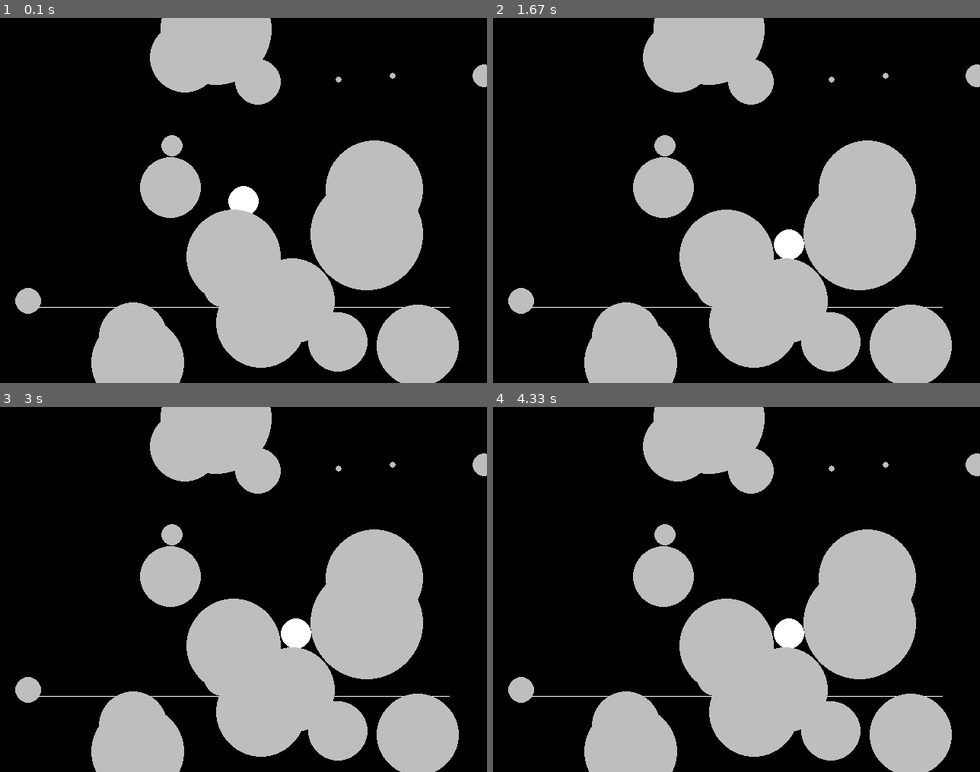
Above: before the commit, frames 1-4 (two rows, left to right).
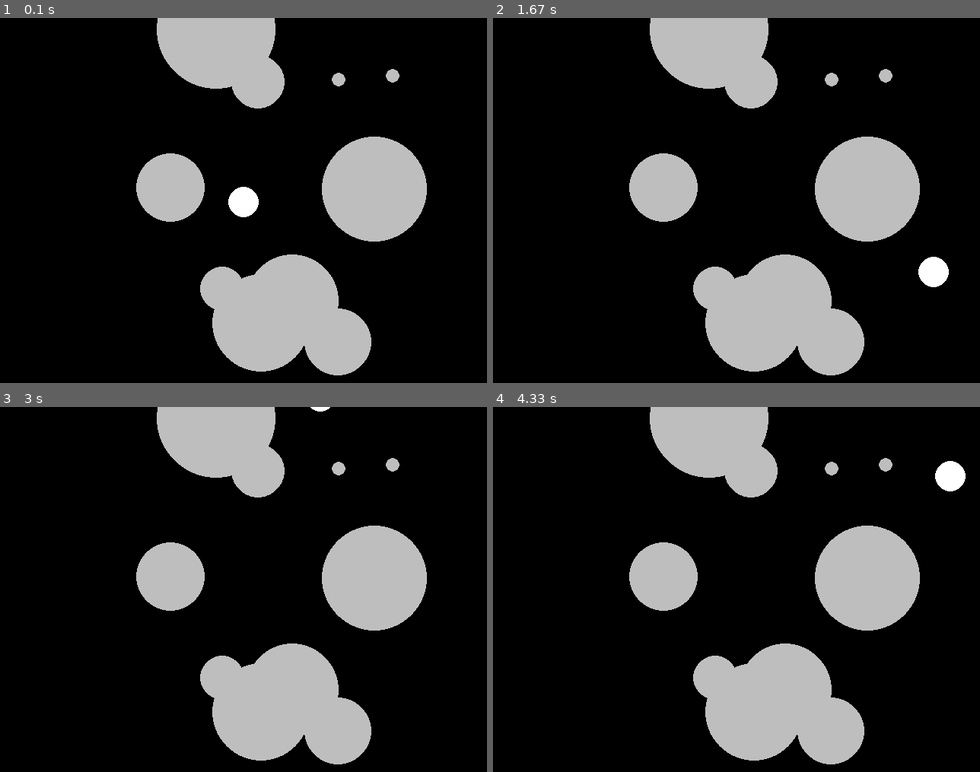
Above: after the commit, the same moments.

Repository: Arcade47/Jump-n-Run-WIP
Game: pygame game, started from screen_test.py
Two runs of this game, one before a commit and one after it. Both use one fixed random seed, a clock stepped at 60 frames per second and the inputs below.
Inputs:
- Up to frame 1 (0.1 s): no input
- Up to frame 2 (1.67 s): hold Right 0.33-0.8 s; hold Up 0.83-1.13 s; hold Right 1.17-1.63 s
- Up to frame 3 (3 s): hold Left 1.67-2.2 s; hold Down 2.23-2.53 s; hold Left 2.57-2.97 s
- Up to frame 4 (4.33 s): hold Up 3-3.37 s; hold Right 3.4-4.03 s; hold Down from 4.07 s (still down)

The runs differ from the first frame. In frame 1, 16% of the frame differs, in the area x 3-100%, y 0-100%; in frame 2, 16%; in frame 3, 16%; in frame 4, 16%.

Commit message:
fixed most collision issues

Diff:
--- a/classes.py
+++ b/classes.py
@@ -2,6 +2,11 @@
 from utility_functions import *
 
 # TODO collision detection
+
+class World:
+    def __init__(self, gravity = 0.5, friction = 0.9):
+        self.gravity = gravity # acceleration in y dir
+        self.friction = friction # percentage of velocity kept between frames
 
 class CircleObject:
     def __init__(self, window, start_x, start_y, radius):
@@ -19,19 +24,54 @@
         pygame.draw.circle(self.window, self.color, (self.x, self.y), self.radius, width=0)
 
 class PlayerCircle(CircleObject):
-    def __init__(self, window, start_x, start_y, radius, gravity, gravity_cap):
+    def __init__(self, window, start_x, start_y, radius, world, max_vel):
         self.window = window
         self.x = start_x
         self.y = start_y
         self.vel_x = 0
         self.vel_y = 0
         self.acc_x = 0
-        self.acc_y = gravity # note: did not consider it necessary to make it a class var since gravity stays
+        self.acc_y = world.gravity # note: did not consider it necessary to make it a class var since gravity stays
         self.radius = radius
         self.color = "white"
-        self.gravity_cap = gravity_cap
+        self.world = world
+        self.max_vel = max_vel
+        self.found_overlap = False
+        self.found_ground = False
+        self.no_vel = True
 
-    def check_for_collisions(self, others):
+    # def ground_underneath(self):
+    #     # bool function
+    #     # given current position, check one ??? down from the underside of the player circle
+    #     current_feet_y = self.y + self.radius
+    #     pass # TODO remove if not needed anymore
+
+    def ground_underneath(self, others):
+        # bool function
+        virt_end_x = self.x
+        virt_end_y = self.y + self.radius
+
+        # only check a small portion of the underside of the player, since only the feet area should be tested
+        check_radius = self.radius*0.05
+
+        self.found_ground = False
+        for other in others:
+            # assuming that others are circles for now
+            if overlaps(virt_end_x, virt_end_y, check_radius, other.x, other.y, other.radius):
+                self.color = "red"
+                self.found_ground = True
+                return True
+
+        self.color = "white"
+        return False
+
+    def correct_for_collisions(self, others):
+
+        # TODO problems/observations:
+        # - immersing quite deeply into obstacle at first before correcting - esp. visible when pressing keys
+        # - (seems solved) no collision detected when constant acceleration
+        # - (seems solved) velocity after adjustment is very difficult to predict intuitively, definitely not the same velocity as before
+
         # depending on velocity vector: run intermediate checks
         # via linear interpolation
         virt_end_x = self.x + self.vel_x + self.acc_x # TODO check if this does not change the original value!!
@@ -43,34 +83,63 @@
         virt_len = vec_len(self.x, self.y, virt_end_x, virt_end_y)
 
         # divide the vec by steps depending on player velocity
-        n_steps = int(vec_len(0, 0, self.vel_x, self.vel_y)/2)
+        n_steps = 60 #int(vec_len(0, 0, self.vel_x, self.vel_y)/2) # TODO make a reasonable number, also based on acceleration!
         step_len = virt_len/n_steps if n_steps > 0 else 1 # no velocity in beginning means 0 steps: correct
 
-        virt_vec_norm_x = virt_vec_x/virt_len
-        virt_vec_norm_y = virt_vec_y/virt_len
+        if virt_len > 0:
+            self.no_vel = False
+            virt_vec_norm_x = virt_vec_x/virt_len
+            virt_vec_norm_y = virt_vec_y/virt_len
 
-        for n_step in range(n_steps):
-            test_x = self.x + virt_vec_norm_x*(n_step*step_len)
-            test_y = self.y + virt_vec_norm_y*(n_step*step_len)
+            self.found_overlap = False
 
-            # TODO not clear what happens when a correction is done - need to adjust virtually first?
+            for i, other in enumerate(others):
 
-            for other in others:
-                # assuming that others are circles for now
-                if overlaps(test_x, test_y, self.radius, other.x, other.y, other.radius):
-                    vec_x, vec_y = overlap_correction_vector(test_x, test_y, self.radius, other.x, other.y, other.radius)
-                    self.update_pos(vec_x, vec_y)
+                for n_step in range(n_steps):
+                    test_x = self.x + virt_vec_norm_x*(n_step*step_len)
+                    test_y = self.y + virt_vec_norm_y*(n_step*step_len)
+
+                    # TODO not clear what happens when a correction is done - need to adjust virtually first?
+
+                    # assuming that others are circles for now
+                    if overlaps(test_x, test_y, self.radius, other.x, other.y, other.radius):
+                        vec_x, vec_y = overlap_correction_vector(test_x, test_y, self.radius, other.x, other.y, other.radius)
+                        self.update_pos(vec_x, vec_y)
+                        self.found_overlap = True
+                        break # this guy hopefully prevents weird bouncy behavior
+                        # # TODO very experimental!
+                        # self.vel_x, self.vel_y = 0, 0
+        else:
+            self.no_vel = True
+
 
     def update_pos(self, x, y):
-        self.x += x
-        self.y += y
+        # adds to the velocity, but velocity is kept within bounds of self.max_vel
+        # (see self.update() function)
+        # maybe only allow this direct setting in a certain mode
+        self.vel_x += x
+        self.vel_y += y
 
     def update(self):
+
+        # friction only applied in orthogonal directions --> slight disregard of diagonal dirs
+        # but accept for now as a compromise for computation
+        # don't want to apply friction to acc (such as gravity) - so applying to vel before acc
+        self.vel_x *= self.world.friction
+        self.vel_y *= self.world.friction
+
         self.vel_x += self.acc_x
         self.vel_y += self.acc_y
 
-        # apply gravity cap
-        if self.vel_y > self.gravity_cap: self.vel_y = self.gravity_cap
+        # cap the velocity
+        # check the current speed
+        vel = dist([0, 0], [self.vel_x, self.vel_y])
+        if vel > self.max_vel:
+            # adjust velocity
+            self.vel_x = (self.vel_x/vel)*self.max_vel
+            self.vel_y = (self.vel_y/vel)*self.max_vel
+        # new_vel = dist([0, 0], [self.vel_x, self.vel_y])
+        # print(self.max_vel, vel, new_vel)
 
         self.x += self.vel_x
         self.y += self.vel_y
@@ -82,6 +151,7 @@
         elif self.y > self.radius + self.window.get_height(): self.y = -self.radius
 
 class Platform:
+
     # for now just a line
     # for now only stationary: tuples hold the coords
     def __init__(self, window, start_x, start_y, stop_x, stop_y):
@@ -90,4 +160,16 @@
         self.pos_stop = (stop_x, stop_y)
 
     def draw(self):
+
         pygame.draw.line(self.window, "white", self.pos_start, self.pos_stop, width=1)
+
+class DebugText:
+
+    def __init__(self, window, text):
+        self.window = window
+        self.text = text
+        self.font = pygame.font.SysFont(None, 48)
+
+    def draw(self):
+        pygame_text = self.font.render(self.text, True, (255, 255, 255))
+        self.window.blit(pygame_text, (50, 50))
--- a/screen_test.py
+++ b/screen_test.py
@@ -16,28 +16,42 @@
 # Set up the clock for managing the frame rate
 clock = pygame.time.Clock()
 
+world = World()
 obstacles = []
 key_vel = 4
-gravity = 0.07
-gravity_cap = 6.5
+max_vel = 10
 
 # instantiating world objects
 player = PlayerCircle(
-    window, screen_w/2, screen_h/2, 20, gravity, gravity_cap
+    window, screen_w/2, screen_h/2, 20, world, max_vel
     )
-for obst_ind in range(20):
+for obst_ind in range(10):
     randx = random.random()
     randy = random.random()
     randr = random.random()
     obstacle = CircleObject(
-        window, screen_w*randx, screen_h*randy, 80*randr
+        window, screen_w*randx, screen_h*randy, 5+80*randr
     )
     obstacles.append(obstacle)
-platform = Platform(
-    window,
-    50, screen_h-100,
-    screen_w-50, screen_h-100
-    )
+
+# lower obstacle
+# obstacle = CircleObject(
+#     window, screen_w/2, screen_h*0.75, 40
+# )
+# obstacles.append(obstacle)
+
+# upper obstacle
+# obstacle = CircleObject(
+#     window, screen_w/2, screen_h*0.25, 40
+# )
+# obstacles.append(obstacle)
+
+# platform = Platform(
+#     window,
+#     50, screen_h-100,
+#     screen_w-50, screen_h-100
+#     )
+debugtext = DebugText(window, "TEST")
 
 # Main game loop
 running = True
@@ -45,41 +59,75 @@
 last_fps_display_time = 0
 
 while running:
-    current_time = pygame.time.get_ticks()  # Get current time in milliseconds
-    # Event handling loop
-    for event in pygame.event.get():
-        if event.type == pygame.QUIT:
-            running = False
-        elif event.type == pygame.KEYDOWN:
-            # Check for specific key presses
-            if event.key == pygame.K_ESCAPE:
+
+    # go_to_next_frame = False
+
+    # # Button press event
+    # if not go_to_next_frame:
+    #     # Perform action based on the key pressed
+    #     for event in pygame.event.get():
+    #         if event.type == pygame.QUIT:
+    #             running = False
+    #         if event.type == pygame.KEYDOWN:
+    #             if event.key == pygame.K_SPACE:  # For example, waiting for the space bar
+    #                 go_to_next_frame = True
+
+    # if go_to_next_frame:
+
+        current_time = pygame.time.get_ticks()  # Get current time in milliseconds
+        # Event handling loop
+        for event in pygame.event.get():
+            if event.type == pygame.QUIT:
                 running = False
+            elif event.type == pygame.KEYDOWN:
+                # Check for specific key presses
+                if event.key == pygame.K_ESCAPE:
+                    running = False
 
-    # continuous key presses
-    keys = pygame.key.get_pressed()
-    for vel, key in zip(
-        [(0, -key_vel), (0, key_vel), (-key_vel, 0), (key_vel, 0)],
-        [pygame.K_UP, pygame.K_DOWN, pygame.K_LEFT, pygame.K_RIGHT]
-        ):
-        if keys[key]: player.update_pos(*vel)
-    if keys[pygame.K_DOWN]:  # Check if the spacebar is being held down
-        player.update_pos(0, -0.2)
+        # continuous key presses
+        keys = pygame.key.get_pressed()
+        for vel, key in zip(
+            [(0, -key_vel), (0, key_vel), (-key_vel, 0), (key_vel, 0)],
+            [pygame.K_UP, pygame.K_DOWN, pygame.K_LEFT, pygame.K_RIGHT]
+            ):
+            if keys[key]: player.update_pos(*vel)
 
-    # Update game state here
-    player.check_for_collisions(obstacles)
-    player.update()
+        # Update game state here
+        # if player.ground_underneath(obstacles):
+        #     # player.acc_y = 0 # gravity "not active"
+        #     # player.vel_y = 0 # make player stop immediately (accumulated gravity is stopped)
+        #     pass
+        # else:
+        #     player.acc_y = gravity
 
-    # Draw everything here
-    window.fill((0, 0, 0))  # Fill the window with black
-    player.draw()
-    platform.draw()
-    for obstacle in obstacles: obstacle.draw()
+        # importantly, collisions need to be checked before the update,
+        # otherwise keypresses will allow player to move through obstacles
+        player.correct_for_collisions(obstacles)
+        player.update()
+        if player.no_vel: debugtext.text = "NO VELOCITY"
+        else: debugtext.text = ""
 
-    # Update the display
-    pygame.display.flip()
+        # Draw everything here
+        window.fill((0, 0, 0))  # Fill the window with black
+        player.draw()
+        debugtext.draw()
+        # platform.draw()
+        for obstacle in obstacles: obstacle.draw()
 
-    # Cap the frame rate to 60 frames per second
-    clock.tick(60)
+        # Update the display
+        pygame.display.flip()
+
+        # Cap the frame rate to n frames per second
+        clock.tick(30)
+
+        # while not go_to_next_frame:
+
+        #     if event.type == pygame.KEYDOWN:
+        #         # Check if the key pressed is the space bar
+        #         if event.key == pygame.K_SPACE:
+        #             go_to_next_frame = True
+
+        #     clock.tick(30)
 
 # Clean up Pygame and exit
 pygame.quit()
